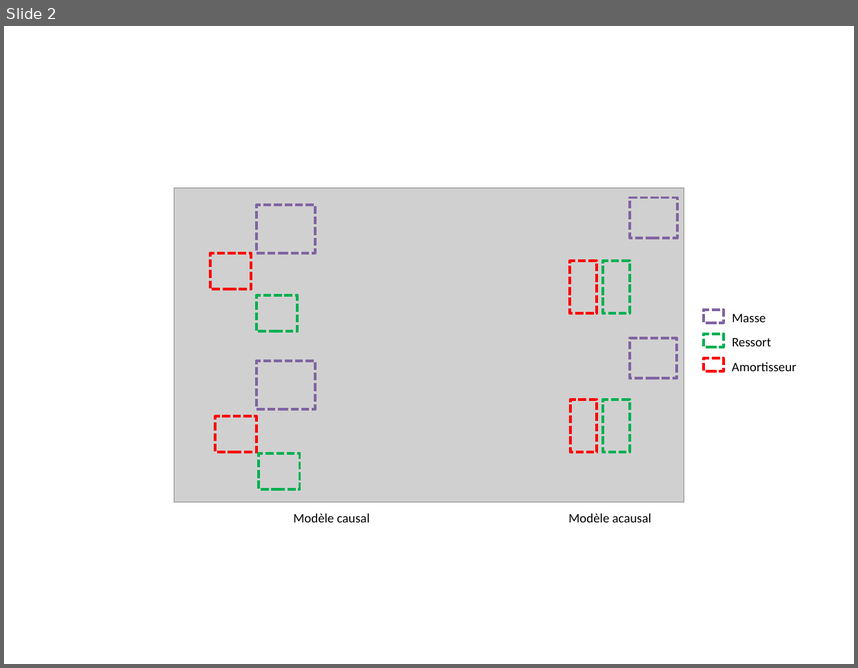
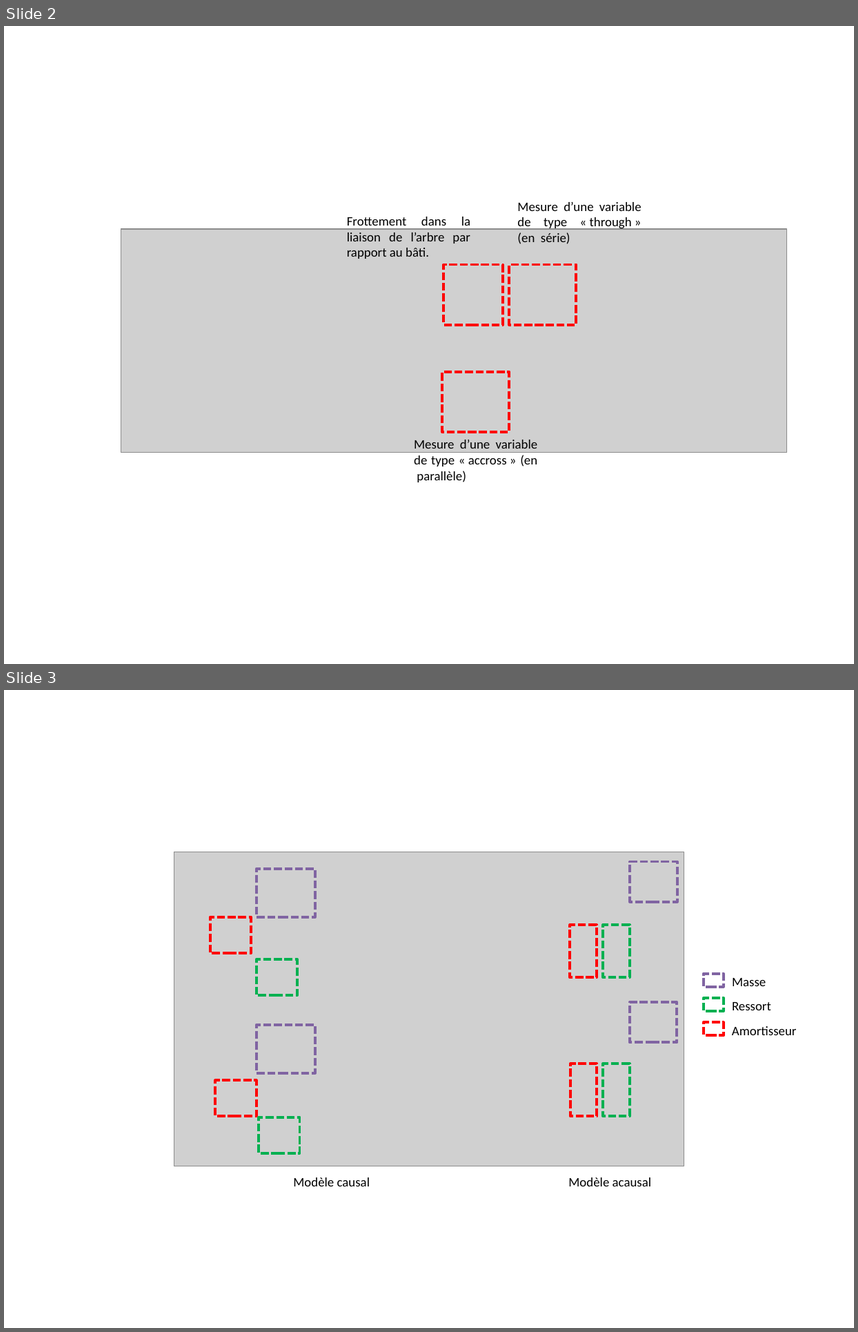
Before and after one commit to xpessoles/Cy_01_PSI_ModelisationLinNonLin, a slide deck: Cours/01_Modelisation_Multiphysique/images/Figures.pptx. Shown one above the other, each under a label of ours: slide 2 before the commit, slides 2 and 3 after it. The pictures are 858x668 and 858x1332 pixels, drawn with LibreOffice and Linux fonts; fonts in the diff are those of the drawing; grey boxes stand for pictures. Boxes give left, top, right and bottom in pixels: in the first picture for what was removed or moved away, otherwise in the second. Text is boxed around its words. In the diff, an @@ line names an element or a change of style, - is before the commit and + after.

```diff
--- a/Cours/01_Modelisation_Multiphysique/images/Figures.pptx
+++ b/Cours/01_Modelisation_Multiphysique/images/Figures.pptx
@@ slide 2 added at <box>4,26,854,664</box>, background #FFFFFF @@
@@ text added at <box>517,202,642,244</box>, 11 pt, text #000000 @@
+Mesure d’une variable de type « through » (en série)
@@ picture added at <box>121,229,787,452</box> @@
@@ text added at <box>347,216,470,259</box>, 11 pt, text #000000 @@
+Frottement dans la liaison de l’arbre par rapport au bâti.
@@ rectangle added at <box>444,265,502,325</box>, outline #FF0000 2.25 pt dashed @@
@@ rectangle added at <box>509,265,576,325</box>, outline #FF0000 2.25 pt dashed @@
@@ rectangle added at <box>443,371,510,432</box>, outline #FF0000 2.25 pt dashed @@
@@ text added at <box>414,439,538,482</box>, 11 pt, text #000000 @@
+Mesure d’une variable de type « accross » (en parallèle)
@@ what was slide 2 is now slide 3 @@
```
Also in this commit, not shown: 8 other files.
